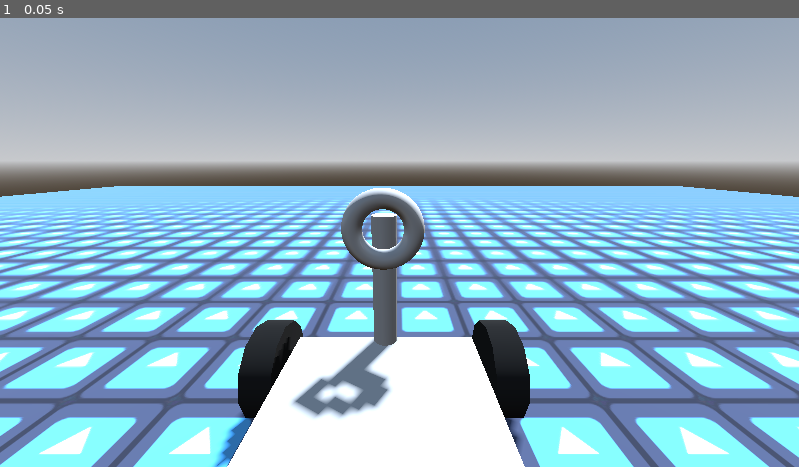
Above: before the commit, frame 1.
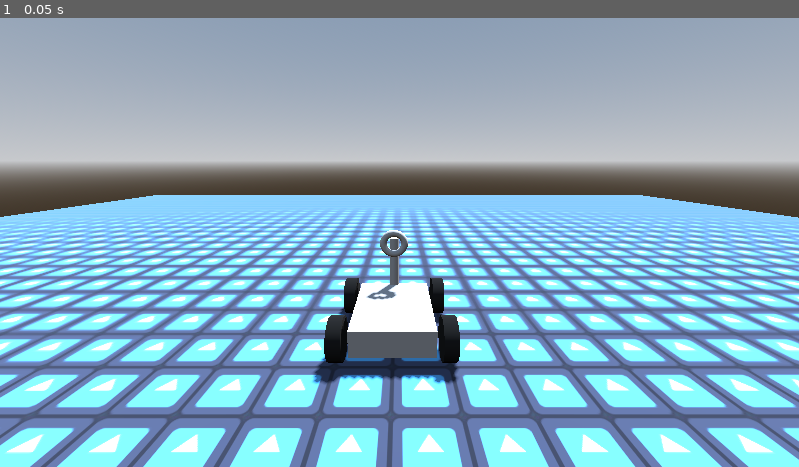
Above: after the commit, the same moment.

Repository: franciscoenriq/Panhales-en-Fuga
Game: Godot game, scene res://scenes/base-volante.tscn
Same seed, same stepped clock (60 frames per second), same inputs: the game is played once before the commit and once after it. This scene is started directly instead of the project's main scene. The engine's default icon, where the game draws it, is replaced by a stand-in: a white triangle on a blue panel in a dark square.
Inputs:
- Up to frame 1 (0.05 s): no input

The runs differ from the first frame. In frame 1, 47% of the frame differs, in the area x 0-100%, y 37-100%.

Commit message:
Error script
base del script, no toma las teclas

Diff:
--- a/project.godot
+++ b/project.godot
@@ -54,6 +54,26 @@
 "events": [Object(InputEventKey,"resource_local_to_scene":false,"resource_name":"","device":-1,"window_id":0,"alt_press …(182 unchanged characters)…
 ]
 }
+forward={
+"deadzone": 0.5,
+"events": [Object(InputEventKey,"resource_local_to_scene":false,"resource_name":"","device":-1,"window_id":0,"alt_pressed":false,"shift_pressed":false,"ctrl_pressed":false,"meta_pressed":false,"pressed":false,"keycode":0,"physical_keycode":87,"key_label":0,"unicode":119,"echo":false,"script":null)
+]
+}
+back={
+"deadzone": 0.5,
+"events": [Object(InputEventKey,"resource_local_to_scene":false,"resource_name":"","device":-1,"window_id":0,"alt_pressed":false,"shift_pressed":false,"ctrl_pressed":false,"meta_pressed":false,"pressed":false,"keycode":0,"physical_keycode":83,"key_label":0,"unicode":115,"echo":false,"script":null)
+]
+}
+right={
+"deadzone": 0.5,
+"events": [Object(InputEventKey,"resource_local_to_scene":false,"resource_name":"","device":-1,"window_id":0,"alt_pressed":false,"shift_pressed":false,"ctrl_pressed":false,"meta_pressed":false,"pressed":false,"keycode":0,"physical_keycode":68,"key_label":0,"unicode":100,"echo":false,"script":null)
+]
+}
+left={
+"deadzone": 0.5,
+"events": [Object(InputEventKey,"resource_local_to_scene":false,"resource_name":"","device":-1,"window_id":0,"alt_pressed":false,"shift_pressed":false,"ctrl_pressed":false,"meta_pressed":false,"pressed":false,"keycode":0,"physical_keycode":65,"key_label":0,"unicode":97,"echo":false,"script":null)
+]
+}
 
 [rendering]
 
--- a/scenes/base-volante.tscn
+++ b/scenes/base-volante.tscn
@@ -75,6 +75,9 @@
 transform = Transform3D(1, 0, 0, 0, 1, 0, 0, 0, 1, 0, -0.770487, 0)
 lock_rotation = true
 freeze = true
+engine_force = 200.0
+brake = 5.0
+steering = 0.0872665
 script = ExtResource("2_dxiop")
 
 [node name="car_body" type="MeshInstance3D" parent="car"]
@@ -87,6 +90,8 @@
 
 [node name="RuedaFI" type="VehicleWheel3D" parent="car"]
 transform = Transform3D(1, 0, 0, 0, 1, 0, 0, 0, 1, 0.813, 1.681, 0.567)
+brake = 5.0
+steering = 0.0872665
 use_as_steering = true
 wheel_radius = 0.4
 suspension_stiffness = 50.0
@@ -99,6 +104,8 @@
 
 [node name="RuedaFD" type="VehicleWheel3D" parent="car"]
 transform = Transform3D(1, 0, 0, 0, 1, 0, 0, 0, 1, -1.1406, 1.681, 0.567)
+brake = 5.0
+steering = 0.0872665
 use_as_steering = true
 wheel_radius = 0.4
 suspension_stiffness = 50.0
@@ -111,6 +118,8 @@
 
 [node name="RuedaTI" type="VehicleWheel3D" parent="car"]
 transform = Transform3D(1, 0, 0, 0, 1, 0, 0, 0, 1, 0.812714, 1.681, -1.157)
+engine_force = 200.0
+brake = 5.0
 use_as_traction = true
 wheel_radius = 0.4
 suspension_stiffness = 50.0
@@ -123,6 +132,8 @@
 
 [node name="RuedaTD" type="VehicleWheel3D" parent="car"]
 transform = Transform3D(1, 0, 0, 0, 1, 0, 0, 0, 1, -1.141, 1.681, -1.157)
+engine_force = 200.0
+brake = 5.0
 use_as_traction = true
 wheel_radius = 0.4
 suspension_stiffness = 50.0
@@ -156,4 +167,4 @@
 shape = SubResource("ConvexPolygonShape3D_rn6qw")
 
 [node name="Camera3D" type="Camera3D" parent="car"]
-transform = Transform3D(1, 0, 0, 0, 0.963163, 0.26892, 0, -0.26892, 0.963163, 0.118358, 3.44368, 1.24868)
+transform = Transform3D(1, 0, 0, 0, 0.963163, 0.26892, 0, -0.26892, 0.963163, 0.118358, 4.67844, 5.25569)
--- a/scenes/car.gd
+++ b/scenes/car.gd
@@ -1 +1,5 @@
 extends VehicleBody3D
+
+func _physics_process(_delta):
+	steering = Input.get_axis("left", "right") * 0.4
+	engine_force = Input.get_axis("back", "forward") * 100
